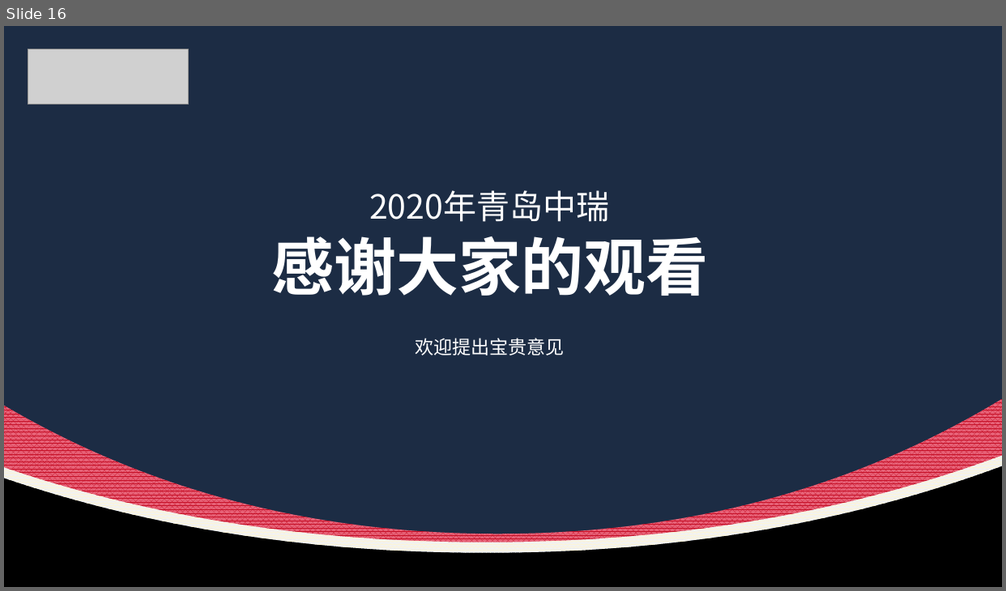
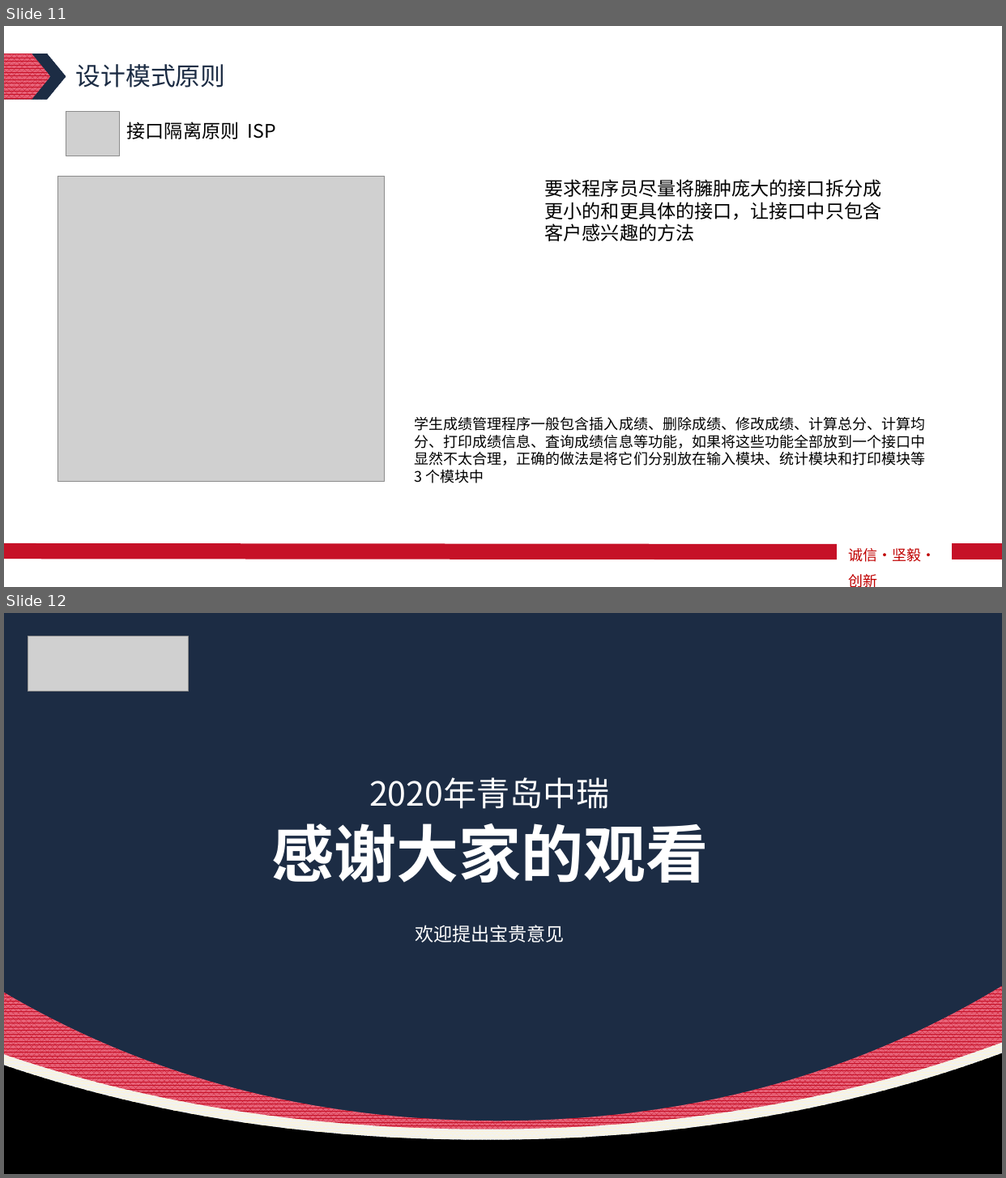
Before and after one commit to Algebrafly/algebra_demo, a slide deck: demo-api/src/main/resources/设计模式原则知识分享.pptx. Shown one above the other, each under a label of ours: slide 16 before the commit, slides 11 and 12 after it. The pictures are 1006x591 and 1006x1178 pixels, drawn with LibreOffice and Linux fonts; fonts in the diff are those of the drawing; grey boxes stand for pictures. Boxes give left, top, right and bottom in pixels: in the first picture for what was removed or moved away, otherwise in the second. Text is boxed around its words. In the diff, an @@ line names an element or a change of style, - is before the commit and + after.

```diff
--- a/demo-api/src/main/resources/设计模式原则知识分享.pptx
+++ b/demo-api/src/main/resources/设计模式原则知识分享.pptx
@@ slide 11 added at (4,26,1002,587), background #FFFFFF; not listed: 2 template elements that a slide beside it also shows @@
@@ freeform shape added at (4,54,66,100), fill #1C2C44 @@
@@ freeform shape added at (4,54,51,99), fill pattern #C61027 on #E76278 @@
@@ text added at (76,64,226,88), 24 pt, text #1C2C44 @@
+设计模式原则
@@ picture added at (66,111,120,156) @@
@@ text added at (127,122,276,139), 18 pt, text #000000 @@
+接口隔离原则 ISP
@@ picture added at (58,177,385,482) @@
@@ text added at (545,179,882,241), 18 pt, text #000000 @@
+要求程序员尽量将臃肿庞大的接口拆分成更小的和更具体的接口，让接口中只包含客户感兴趣的方法
@@ text added at (415,417,926,484), 14 pt, text #000000 @@
+学生成绩管理程序一般包含插入成绩、删除成绩、修改成绩、计算总分、计算均分、打印成绩信息、査询成绩信息等功能，如果将这些功能全部放到一个接口中显然不太合理，正确的做法是将它们分别放在输入模块、统计模块和打印模块等 3 个模块中
@@ line added from (837, 552) to (4, 552), #C61127 15 pt @@
@@ text added at (849,548,936,587), 14 pt, text #C00000 @@
+诚信·坚毅·创新
@@ line added from (1002, 552) to (953, 552), #C61127 15 pt @@
@@ what was slide 16 is now slide 12 @@
```
Also in this commit, not shown: 2 slides changed, 8 other slides added, 13 slides removed, 1 other file.
